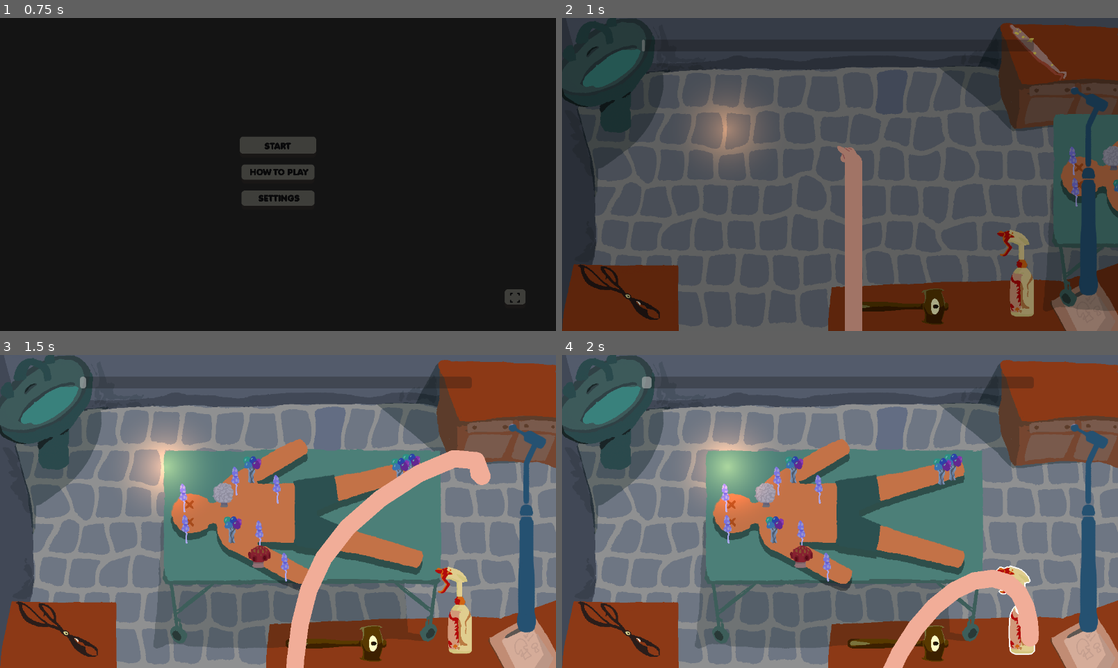
Above: before the commit, frames 1-4 (two rows, left to right).
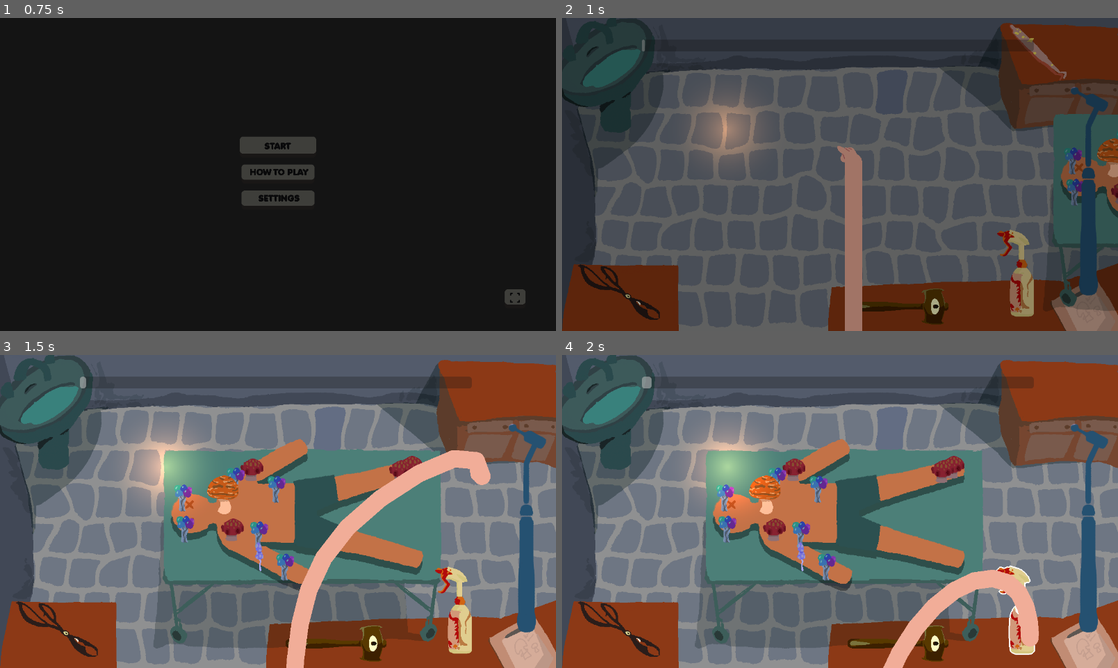
Above: after the commit, the same moments.

Repository: IsaacCerejo/wild-jam-87
Game: Godot game, scene res://scenes/game_controller/game_controller.tscn
The game is run twice, just before and just after one commit, with the same random seed, the same clock (stepped at 60 frames per second) and the same inputs. The engine's default icon, where the game draws it, is replaced by a stand-in: a white triangle on a blue panel in a dark square. Sound files missing from this copy of the repository are replaced by a short silence.
Inputs (mouse positions are in pixels of both pictures, inside the frame that each line leads up to):
- Up to frame 1 (0.75 s): click "START" at 0.5 s
- Up to frame 2 (1 s): no input
- Up to frame 3 (1.5 s): drag from (478, 389) to (455, 611) at 1.27 s
- Up to frame 4 (2 s): no input

Frame 1 is identical in both runs. In frame 2, 0.7% of the frame differs, in the area x 90-100%, y 37-61%; in frame 3, 2.3%; in frame 4, 2.4%, in the area x 27-73%, y 31-73%.

Commit message:
feat: mushroom variations

Diff:
--- /dev/null
+++ b/scenes/main_game/mushrooms/balloon_mushroom.tscn
@@ -0,0 +1,11 @@
+[gd_scene load_steps=4 format=3 uid="uid://i0birjinl1cf"]
+
+[ext_resource type="PackedScene" uid="uid://cfxgo5ye53do0" path="res://scenes/main_game/mushrooms/mushroom.tscn" id="1_hd5rx"]
+[ext_resource type="Script" uid="uid://dr4x8proq0vvu" path="res://scripts/main_game/mushrooms/balloon_mushroom.gd" id="2_50jiv"]
+[ext_resource type="Texture2D" uid="uid://oox6v2mdl4pn" path="res://assets/mushrooms/gloomredshroom.PNG" id="2_epkm7"]
+
+[node name="BalloonMushroom" instance=ExtResource("1_hd5rx")]
+script = ExtResource("2_50jiv")
+
+[node name="Sprite2D" parent="." index="0"]
+texture = ExtResource("2_epkm7")
--- /dev/null
+++ b/scenes/main_game/mushrooms/bubonic_mushroom.tscn
@@ -0,0 +1,11 @@
+[gd_scene load_steps=4 format=3 uid="uid://8wqjjiw2tak3"]
+
+[ext_resource type="PackedScene" uid="uid://cfxgo5ye53do0" path="res://scenes/main_game/mushrooms/mushroom.tscn" id="1_kheme"]
+[ext_resource type="Script" uid="uid://i6d3f7aycfqa" path="res://scripts/main_game/mushrooms/bubonic_mushroom.gd" id="2_n1h2m"]
+[ext_resource type="Texture2D" uid="uid://c512msf6winmo" path="res://assets/mushrooms/face_mushroom.PNG" id="2_u12pw"]
+
+[node name="BubonicMushroom" instance=ExtResource("1_kheme")]
+script = ExtResource("2_n1h2m")
+
+[node name="Sprite2D" parent="." index="0"]
+texture = ExtResource("2_u12pw")
--- a/scenes/main_game/mushroom.tscn
+++ b/scenes/main_game/mushrooms/mushroom.tscn
@@ -1,12 +1,8 @@
-[gd_scene load_steps=10 format=3 uid="uid://cfxgo5ye53do0"]
+[gd_scene load_steps=6 format=3 uid="uid://cfxgo5ye53do0"]
 
-[ext_resource type="Script" uid="uid://4yfpdxitkbji" path="res://scripts/main_game/mushroom.gd" id="1_0echp"]
+[ext_resource type="Script" uid="uid://4yfpdxitkbji" path="res://scripts/main_game/mushrooms/mushroom.gd" id="1_0echp"]
 [ext_resource type="PackedScene" uid="uid://d4kyst7qokxst" path="res://scenes/main_game/hit_particles.tscn" id="2_bmcli"]
-[ext_resource type="Texture2D" uid="uid://dk30wqwr1hfke" path="res://assets/mushrooms/Tall Mushroom 2head.PNG" id="2_uolev"]
-[ext_resource type="Texture2D" uid="uid://by7xnoiugdjn7" path="res://assets/mushrooms/Peste Negra.PNG" id="3_d1t27"]
-[ext_resource type="Texture2D" uid="uid://0hfxyqucojp5" path="res://assets/mushrooms/Tall Mushroom_twist.PNG" id="4_07w8a"]
-[ext_resource type="Texture2D" uid="uid://cpvqwpxftai1k" path="res://assets/mushrooms/Stone Mushroom.PNG" id="5_o5qdp"]
-[ext_resource type="Texture2D" uid="uid://oox6v2mdl4pn" path="res://assets/mushrooms/GloomRedshroom.PNG" id="6_b04kb"]
+[ext_resource type="Texture2D" uid="uid://cq78o0i5acgfx" path="res://assets/icons/icon.svg" id="3_adaka"]
 [ext_resource type="Material" uid="uid://c4id7ag22mv0v" path="res://resources/materials/flash.tres" id="7_uolev"]
 
 [sub_resource type="CircleShape2D" id="CircleShape2D_s87mg"]
@@ -14,14 +10,14 @@
 
 [node name="Mushroom" type="Area2D"]
 script = ExtResource("1_0echp")
-mushroom_types = Array[Texture2D]([ExtResource("2_uolev"), ExtResource("3_d1t27"), ExtResource("4_07w8a"), ExtResource("5_o5qdp"), ExtResource("6_b04kb")])
+allowed_tool_types = Array[int]([0, 1, 2, 3, 4])
 
 [node name="Sprite2D" type="Sprite2D" parent="."]
 unique_name_in_owner = true
 light_mask = 2
 visibility_layer = 2
 material = ExtResource("7_uolev")
-texture = ExtResource("2_uolev")
+texture = ExtResource("3_adaka")
 
 [node name="GPUParticles2D" parent="." instance=ExtResource("2_bmcli")]
 unique_name_in_owner = true
--- /dev/null
+++ b/scenes/main_game/mushrooms/squishy_mushroom.tscn
@@ -0,0 +1,17 @@
+[gd_scene load_steps=5 format=3 uid="uid://c6mosdrb4vnvb"]
+
+[ext_resource type="PackedScene" uid="uid://cfxgo5ye53do0" path="res://scenes/main_game/mushrooms/mushroom.tscn" id="1_g1w1s"]
+[ext_resource type="Texture2D" uid="uid://dk30wqwr1hfke" path="res://assets/mushrooms/tall_mushroom_2head.PNG" id="2_va38b"]
+[ext_resource type="Script" uid="uid://seg1a5bpbvas" path="res://scripts/main_game/mushrooms/squishy_mushroom.gd" id="2_w30f3"]
+
+[sub_resource type="RectangleShape2D" id="RectangleShape2D_w30f3"]
+size = Vector2(20, 52.734188)
+
+[node name="SquishyMushroom" instance=ExtResource("1_g1w1s")]
+script = ExtResource("2_w30f3")
+
+[node name="Sprite2D" parent="." index="0"]
+texture = ExtResource("2_va38b")
+
+[node name="CollisionShape2D" parent="." index="2"]
+shape = SubResource("RectangleShape2D_w30f3")
--- /dev/null
+++ b/scenes/main_game/mushrooms/stone_mushroom.tscn
@@ -0,0 +1,11 @@
+[gd_scene load_steps=4 format=3 uid="uid://bqgj0pn787y68"]
+
+[ext_resource type="PackedScene" uid="uid://cfxgo5ye53do0" path="res://scenes/main_game/mushrooms/mushroom.tscn" id="1_u8tfb"]
+[ext_resource type="Texture2D" uid="uid://cpvqwpxftai1k" path="res://assets/mushrooms/stone_mushroom.PNG" id="2_3lpir"]
+[ext_resource type="Script" uid="uid://cg3gdlkv0fkw8" path="res://scripts/main_game/mushrooms/stone_mushroom.gd" id="2_50dat"]
+
+[node name="StoneMushroom" instance=ExtResource("1_u8tfb")]
+script = ExtResource("2_50dat")
+
+[node name="Sprite2D" parent="." index="0"]
+texture = ExtResource("2_3lpir")
--- /dev/null
+++ b/scenes/main_game/mushrooms/tall_mushroom.tscn
@@ -0,0 +1,11 @@
+[gd_scene load_steps=4 format=3 uid="uid://darqsw3l4uvnv"]
+
+[ext_resource type="PackedScene" uid="uid://cfxgo5ye53do0" path="res://scenes/main_game/mushrooms/mushroom.tscn" id="1_1aahr"]
+[ext_resource type="Script" uid="uid://c3ppqq4806ni" path="res://scripts/main_game/mushrooms/tall_mushroom.gd" id="2_h65x5"]
+[ext_resource type="Texture2D" uid="uid://0hfxyqucojp5" path="res://assets/mushrooms/tall_mushroom_twist.PNG" id="2_k5pad"]
+
+[node name="TallMushroom" instance=ExtResource("1_1aahr")]
+script = ExtResource("2_h65x5")
+
+[node name="Sprite2D" parent="." index="0"]
+texture = ExtResource("2_k5pad")
--- a/scripts/autoloads/global.gd
+++ b/scripts/autoloads/global.gd
@@ -6,8 +6,12 @@
 	"MAIN_GAME": "uid://fwifwdj0klmd",
 	"MAIN_GAME_UI": "uid://byg7j72h7pac6",
 	"LOSE_SCREEN": "uid://dfox7aapmjh2k",
-	"MUSHROOM": "uid://cfxgo5ye53do0",
-	"PATIENT": "uid://mtilpmnd7m7y"
+	"PATIENT": "uid://mtilpmnd7m7y",
+	"TALL_MUSHROOM": "uid://darqsw3l4uvnv",
+	"STONE_MUSHROOM": "uid://bqgj0pn787y68",
+	"BALLOON_MUSHROOM": "uid://i0birjinl1cf",
+	"BUBONIC_MUSHROOM": "uid://8wqjjiw2tak3",
+	"SQUISHY_MUSHROOM": "uid://c6mosdrb4vnvb",
 }
 
 const MATERIAL_UIDS = {
--- /dev/null
+++ b/scripts/main_game/mushrooms/balloon_mushroom.gd
@@ -0,0 +1,2 @@
+extends Mushroom
+class_name BalloonMushroom
--- /dev/null
+++ b/scripts/main_game/mushrooms/bubonic_mushroom.gd
@@ -0,0 +1,2 @@
+extends Mushroom
+class_name BubonicMushroom
--- a/scripts/main_game/mushroom.gd
+++ b/scripts/main_game/mushrooms/mushroom.gd
@@ -4,18 +4,8 @@
 # Signal emitted when the mushroom is picked with the correct tool
 signal picked(_mushroom: Mushroom)
 
-enum MushroomType {
-	TALL,
-	BUBONIC,
-	BALLOON,
-	STONE,
-	SQUISHY
-}
-
 const OUTLINE_MATERIAL: ShaderMaterial = preload(Global.MATERIAL_UIDS.OUTLINE_MATERIAL)
 const FLASH_MATERIAL: ShaderMaterial = preload(Global.MATERIAL_UIDS.FLASH_MATERIAL)
-
-@export var mushroom_types: Array[Texture2D] = []
 
 @export var allowed_tool_types: Array[Tool.ToolType] = []
 @export var time_penalty: float = 5.0
@@ -42,14 +32,13 @@
 var _original_material: Material = null
 
 func _ready() -> void:
-	sprite_2d.set_texture(mushroom_types[allowed_tool_types[0]])
 	_original_material = sprite_2d.material
 
 func _on_input_event(_viewport: Node, event: InputEvent, _shape_idx: int) -> void:
 	if _busy:
 		return
 
-	if event is InputEventMouseButton and event.pressed:
+	if _on_action_performed(event):
 		if Global.player.get_active_tool() != null:
 			if allowed_tool_types.has(Global.player.get_active_tool().type):
 				picked.emit(self)
@@ -150,6 +139,10 @@
 	sprite_2d.material = original_material
 	_busy = false
 
+# Action performed check. Function meant to be overridden.
+func _on_action_performed(event: InputEvent) -> bool:
+	return event is InputEventMouseButton and event.pressed
+
 # Signal callbacks
 
 func _on_mouse_entered() -> void:
--- /dev/null
+++ b/scripts/main_game/mushrooms/squishy_mushroom.gd
@@ -0,0 +1,2 @@
+extends Mushroom
+class_name SquishyMushroom
--- /dev/null
+++ b/scripts/main_game/mushrooms/stone_mushroom.gd
@@ -0,0 +1,2 @@
+extends Mushroom
+class_name StoneMushroom
--- /dev/null
+++ b/scripts/main_game/mushrooms/tall_mushroom.gd
@@ -0,0 +1,2 @@
+extends Mushroom
+class_name TallMushroom
--- a/scripts/main_game/patient.gd
+++ b/scripts/main_game/patient.gd
@@ -4,10 +4,16 @@
 # Signal for when the patient is cured
 signal cured()
 
-const MUSHROOM_SCENE: PackedScene = preload(Global.SCENE_UIDS.MUSHROOM)
+const MUSHROOM_SCENES: Array[PackedScene] = [
+	preload(Global.SCENE_UIDS.TALL_MUSHROOM),
+	preload(Global.SCENE_UIDS.STONE_MUSHROOM),
+	preload(Global.SCENE_UIDS.BALLOON_MUSHROOM),
+	preload(Global.SCENE_UIDS.BUBONIC_MUSHROOM),
+	preload(Global.SCENE_UIDS.SQUISHY_MUSHROOM),
+]
 
-@export_range(0,27) var mushroom_count: int # Max is 27 due to only spawning 1 shroom per point, with 27 points. Check find_mushroom_position()
-@export_range(0,20) var shroom_deviation: float = 16.5
+@export_range(0, 27) var mushroom_count: int # Max is 27 due to only spawning 1 shroom per point, with 27 points. Check find_mushroom_position()
+@export_range(0, 20) var shroom_deviation: float = 16.5
 
 var _mushrooms: Array[Mushroom] = []
 var mushroom_areas: Array[Node] = []
@@ -26,14 +32,10 @@
 	#TODO: spawn body with random skin
 
 func generate_mushrooms() -> void:
-	# spawn mushrooms
-	var tool_keys = Tool.ToolType.keys()
-
+	# Spawn mushrooms
 	for i in range(mushroom_count):
-		var random_key = tool_keys.pick_random()
-		var random_tool: Tool.ToolType = Tool.ToolType[random_key]
-		var new_mushroom: Mushroom = MUSHROOM_SCENE.instantiate() as Mushroom
-		new_mushroom.allowed_tool_types = [random_tool]
+		var random_scene = MUSHROOM_SCENES.pick_random()
+		var new_mushroom: Mushroom = random_scene.instantiate() as Mushroom
 		new_mushroom.picked.connect(_on_mushroom_picked)
 		_mushrooms.append(new_mushroom)
 		add_child(new_mushroom)
@@ -48,10 +50,10 @@
 	var new_mushroom_position := Vector2()
 
 	# Always use different base points
-	var random_idx = randi_range(0,unused_base_points.size()-1)
+	var random_idx = randi_range(0, unused_base_points.size() - 1)
 	var affected_area = unused_base_points[random_idx]
 	unused_base_points.pop_at(random_idx)
 
-	new_mushroom_position = Vector2(affected_area.x + randf_range(-shroom_deviation,shroom_deviation) ,affected_area.y + randf_range(-shroom_deviation,shroom_deviation) )
+	new_mushroom_position = Vector2(affected_area.x + randf_range(-shroom_deviation, shroom_deviation), affected_area.y + randf_range(-shroom_deviation, shroom_deviation))
 
 	return new_mushroom_position
Renamed: assets/mushrooms/Face Mushroom.PNG -> assets/mushrooms/face_mushroom.PNG
Not shown, changed: assets/mushrooms/face_mushroom.PNG.import
Renamed: assets/mushrooms/GloomRedshroom.PNG -> assets/mushrooms/gloomredshroom.PNG
Not shown, changed: assets/mushrooms/gloomredshroom.PNG.import
Renamed: assets/mushrooms/Peste Negra.PNG -> assets/mushrooms/peste_negra.PNG
Not shown, changed: assets/mushrooms/peste_negra.PNG.import
Renamed: assets/mushrooms/Stone Mushroom.PNG -> assets/mushrooms/stone_mushroom.PNG
Not shown, changed: assets/mushrooms/stone_mushroom.PNG.import
Renamed: assets/mushrooms/Tall Mushroom 2head.PNG -> assets/mushrooms/tall_mushroom_2head.PNG
Not shown, changed: assets/mushrooms/tall_mushroom_2head.PNG.import
Renamed: assets/mushrooms/Tall Mushroom_twist.PNG -> assets/mushrooms/tall_mushroom_twist.PNG
Not shown, changed: assets/mushrooms/tall_mushroom_twist.PNG.import
(and 12 more such lines)
